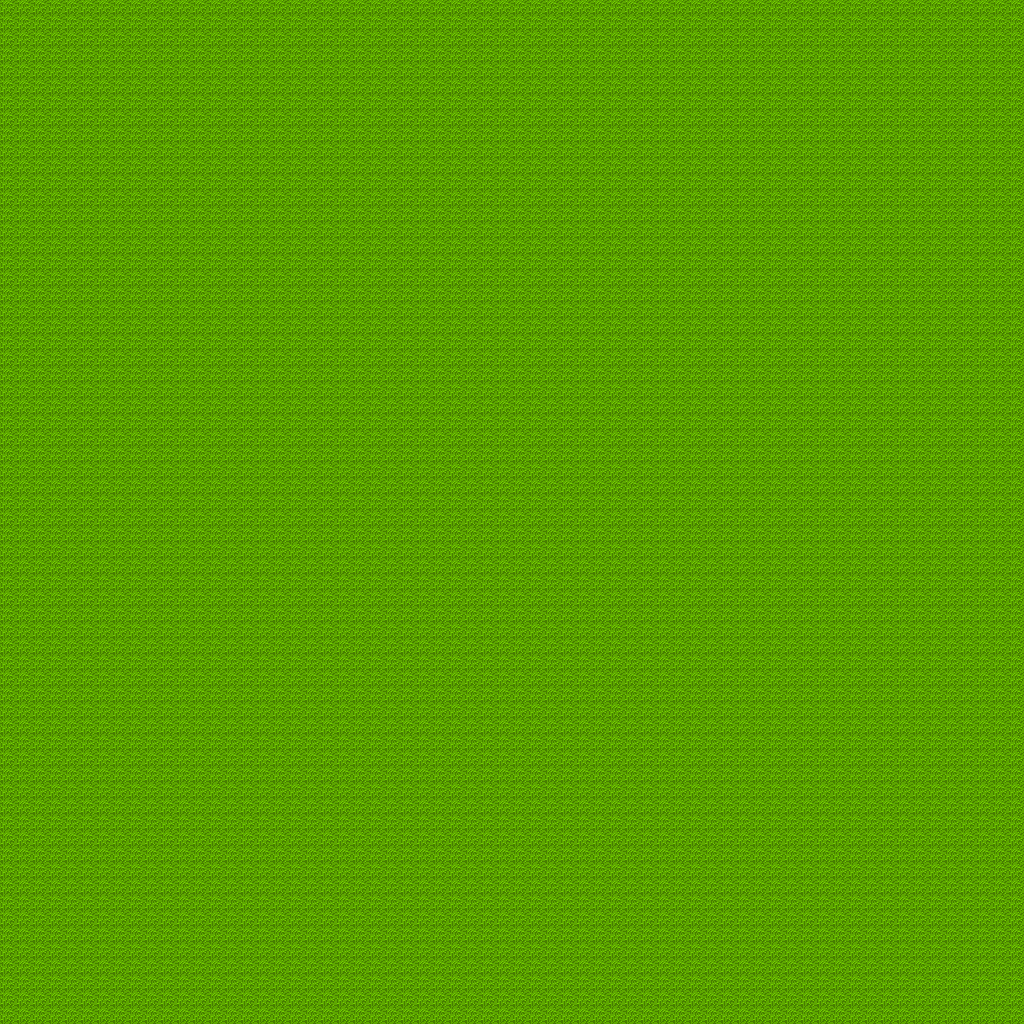
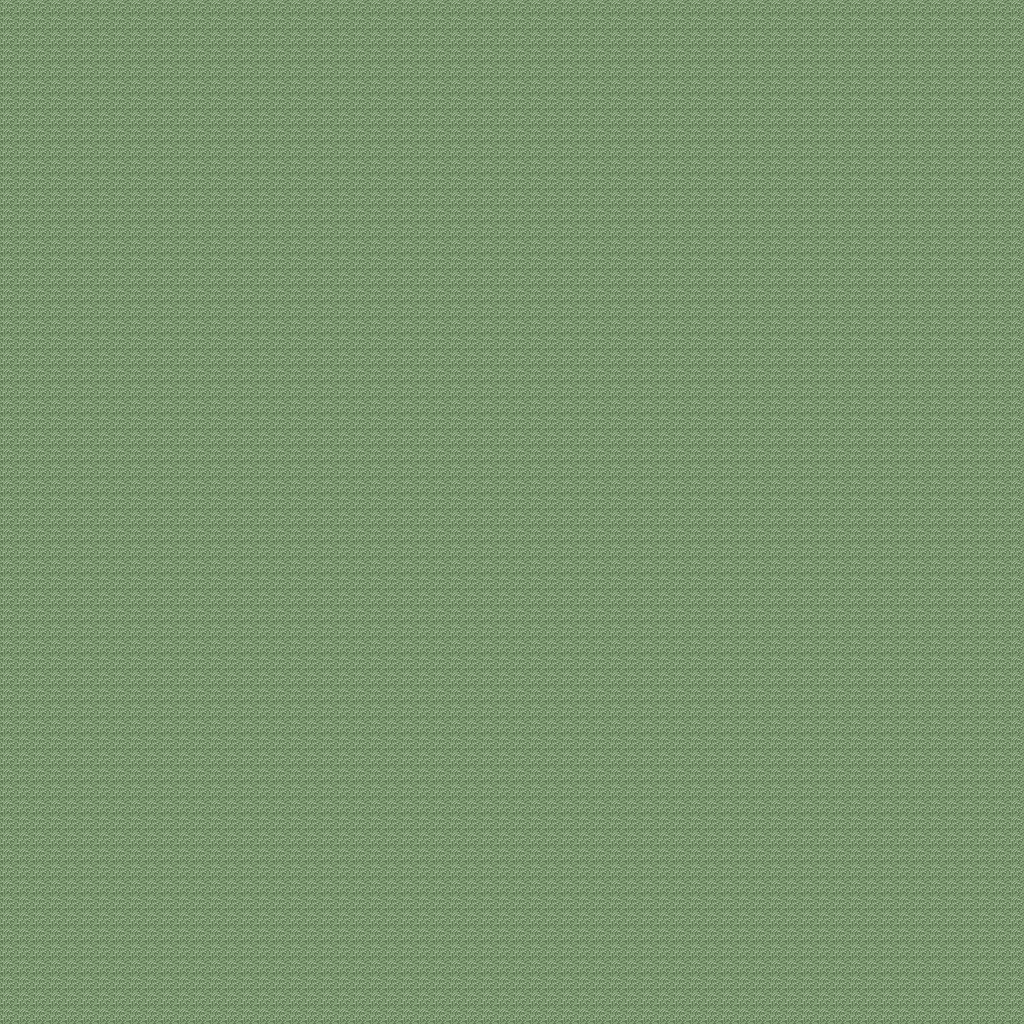
Layer changes from the first 1024x1024 image to the second:
hid "Background copy #2" over [32, 0, 48, 16]
painted on "Background copy" over [0, 0, 1024, 1024]
